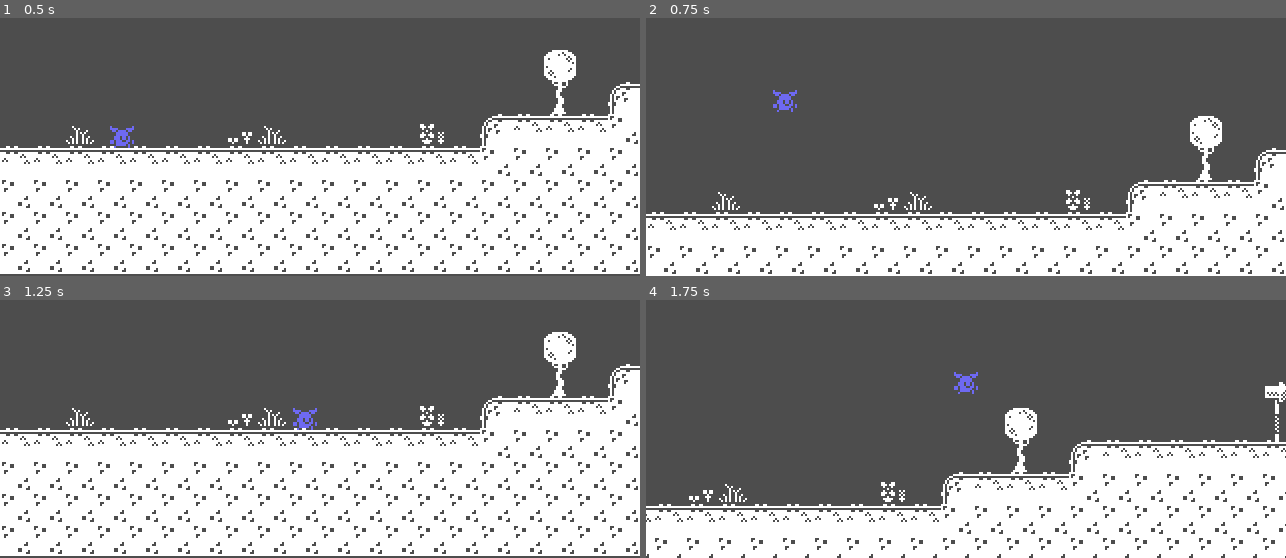
Above: before the commit, frames 1-4 (two rows, left to right).
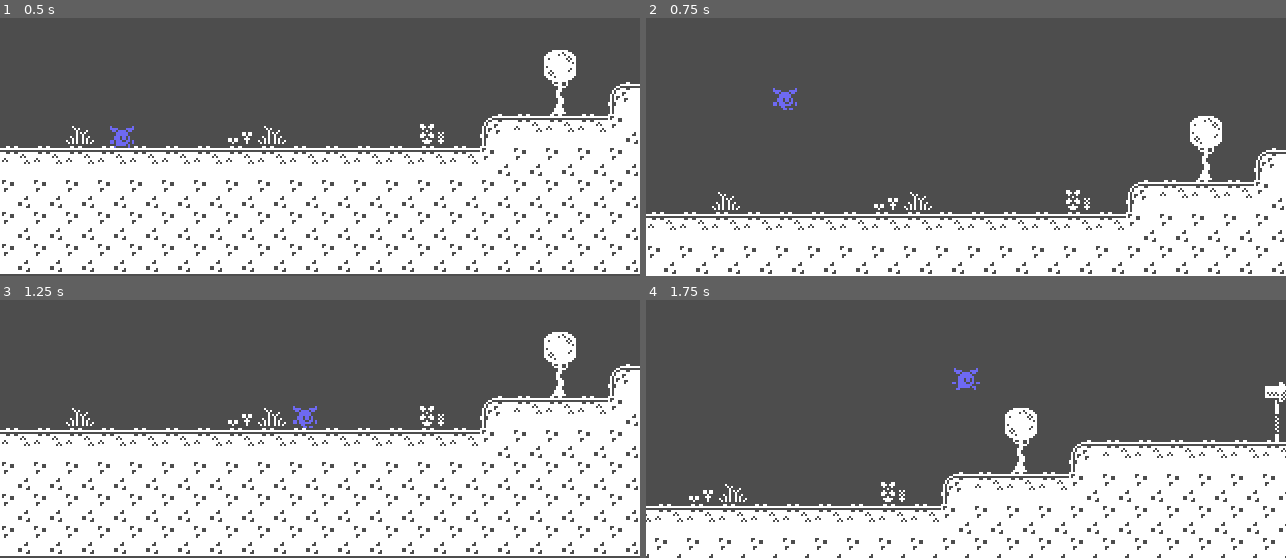
Above: after the commit, the same moments.

Repository: emilykrohn/2DPlatformer
Game: Godot game, scene res://main.tscn
The game is run twice, just before and just after one commit, with the same random seed, the same clock (stepped at 60 frames per second) and the same inputs.
Inputs:
- Up to frame 1 (0.5 s): no input
- Up to frame 2 (0.75 s): tap Enter (ui_accept) at 0.5, 0.6 s; hold Right (ui_right) from 0.53 s (still down)
- Up to frame 3 (1.25 s): keep holding Right (ui_right); tap Enter (ui_accept) at 0.77, 1.07 s
- Up to frame 4 (1.75 s): keep holding Right (ui_right); tap Enter (ui_accept) at 1.35, 1.52 s

Frame 1 is identical in both runs. In frame 2, 0.1% of the frame differs, in the area x 19-24%, y 27-37%; in frame 3, 0.1%; in frame 4, 0.2%, in the area x 47-53%, y 26-37%.

Commit message:
Change animation when walk, jump, stand
Walk isn't working correctly yet but jump and stand are

Diff:
--- a/player.gd
+++ b/player.gd
@@ -5,6 +5,9 @@
 const JUMP_VELOCITY = -325.0
 const ACCELERATION = 400
 const FRICTION = 1400
+
+var is_walking := false
+var is_jumping := false
 
 # Get the gravity from the project settings to be synced with RigidBody nodes.
 var gravity = ProjectSettings.get_setting("physics/2d/default_gravity")
@@ -18,13 +21,24 @@
 	# Handle Jump.
 	if Input.is_action_just_pressed("ui_accept") and is_on_floor():
 		velocity.y = JUMP_VELOCITY
+		is_jumping = true
+		$AnimatedSprite2D.animation = "jump"
 
 	# Get the input direction and handle the movement/deceleration.
 	# As good practice, you should replace UI actions with custom gameplay actions.
 	var direction = Input.get_axis("ui_left", "ui_right")
 	if direction:
 		velocity.x = move_toward(velocity.x, SPEED * direction, ACCELERATION * delta)
+		is_walking = true
 	else:
 		velocity.x = move_toward(velocity.x, 0, FRICTION * delta)
+		$AnimatedSprite2D.animation = "stand"
+		is_walking = false
+		is_jumping = false
+
+	if is_jumping:
+		$AnimatedSprite2D.animation = "jump"
+	elif is_walking:
+		$AnimatedSprite2D.animation = "walk"
 
 	move_and_slide()
--- a/player.tscn
+++ b/player.tscn
@@ -49,4 +49,4 @@
 [node name="AnimatedSprite2D" type="AnimatedSprite2D" parent="."]
 modulate = Color(0.431373, 0.411765, 0.94902, 1)
 sprite_frames = SubResource("SpriteFrames_n3wwb")
-animation = &"stand"
+animation = &"walk"
